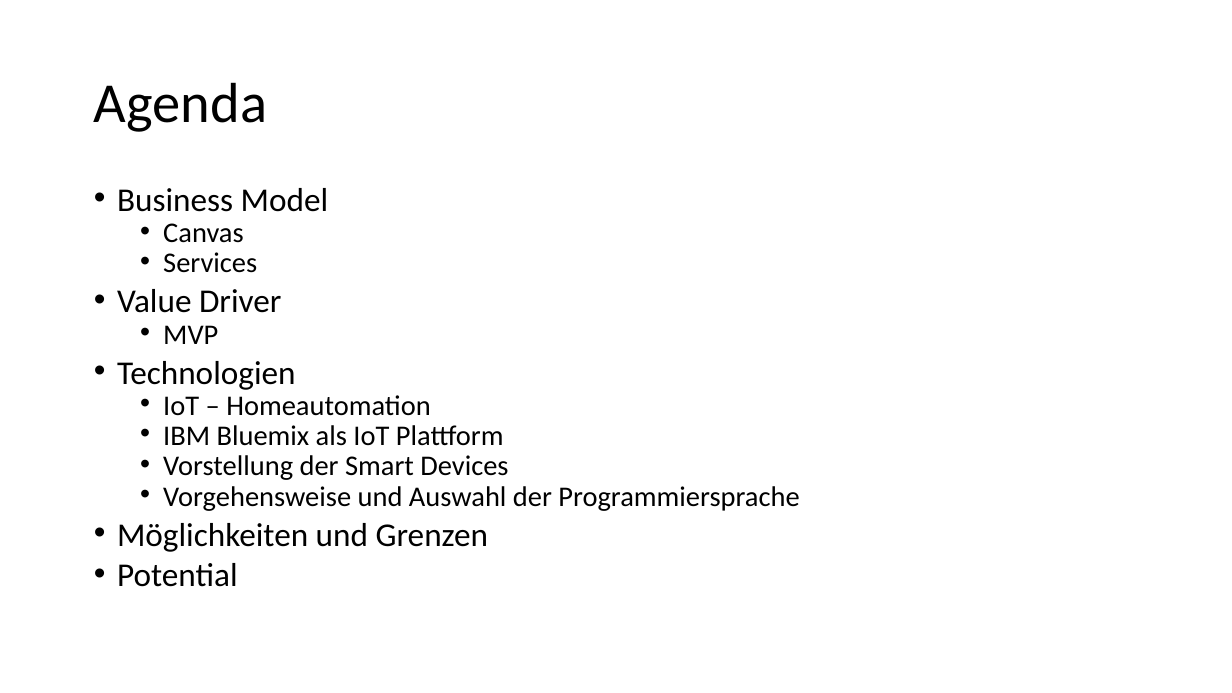
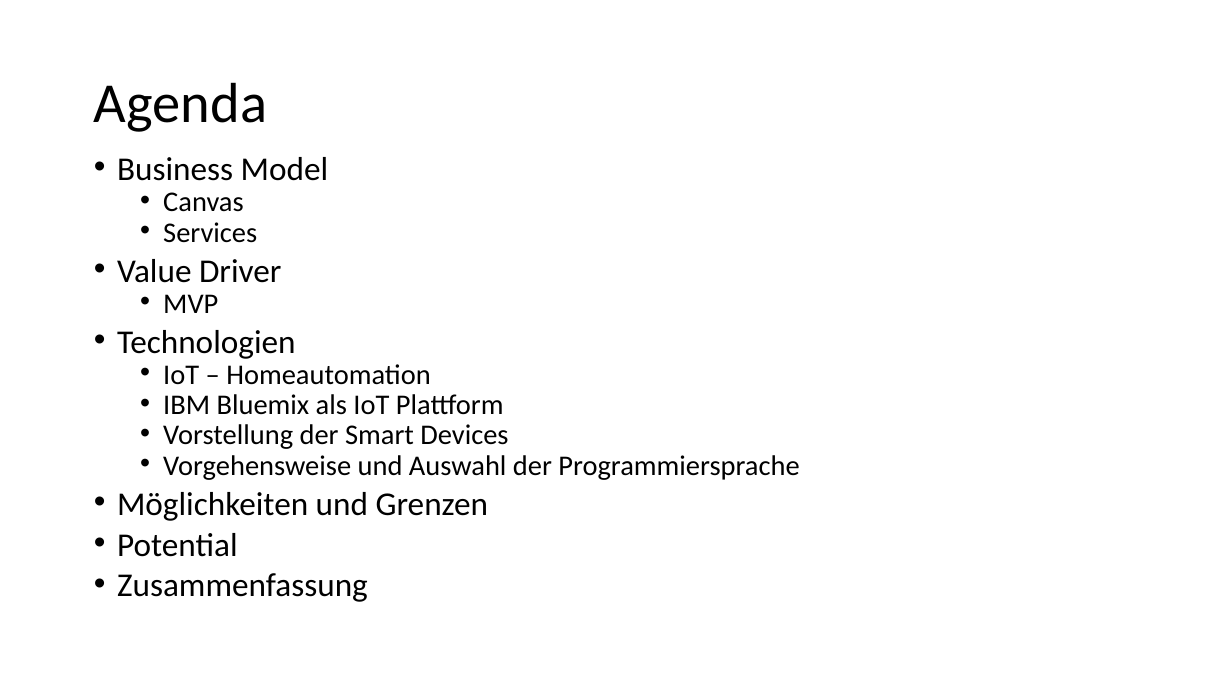
Before and after one commit to glasbran/Hackathon---Homeautomation, a slide deck: slide 2 of IoT Hackathon.pptx. Drawn at 1232x693 pixels with LibreOffice and Linux fonts; fonts in the diff are those of the drawing. Boxes give left, top, right and bottom in pixels: in the first picture for what was removed or moved away, otherwise in the second. Text is boxed around its words. In the diff, an @@ line names an element or a change of style, - is before the commit and + after.

```diff
--- a/IoT Hackathon.pptx
+++ b/IoT Hackathon.pptx
@@ text "Business Model": place and size @@
-text "Business Model" at bbox=[117, 188, 799, 587]
+text "Business Model" at bbox=[117, 157, 799, 602]
@@ text at bbox=[117, 573, 368, 602]: paragraph added @@
+• Zusammenfassung
```
Also in this commit, not shown: 3 slides added.
